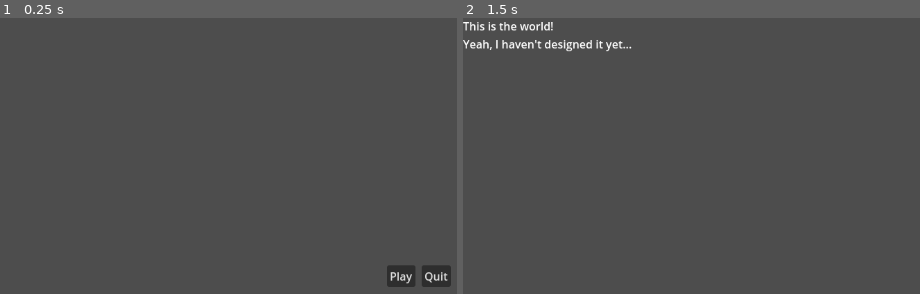
Above: before the commit, frames 1-2 (left to right).
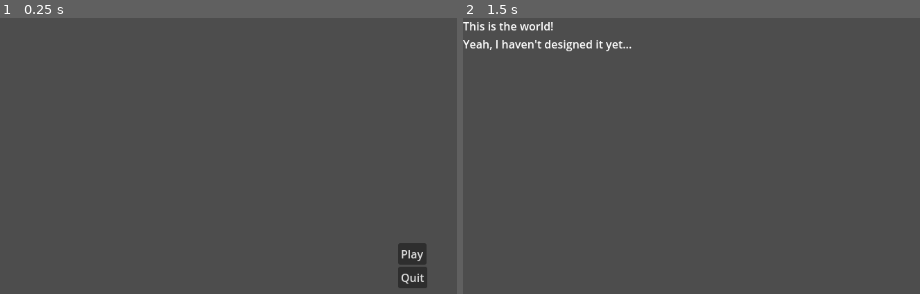
Above: after the commit, the same moments.

Repository: daetalys/fable-of-the-forgotten-realms
Game: Godot game, scene res://main.tscn
The game is run twice, just before and just after one commit, with the same random seed, the same clock (stepped at 60 frames per second) and the same inputs.
Inputs:
- Up to frame 1 (0.25 s): no input
- Up to frame 2 (1.5 s): click "Play" at 0.5 s; tap Enter at 1.25 s

The runs differ from the first frame. In frame 1, 1.2% of the frame differs, in the area x 84-99%, y 81-98%; in frame 2, nothing differs.

Commit message:
Modify button position.

Diff:
--- a/main.tscn
+++ b/main.tscn
@@ -6,18 +6,18 @@
 script = ExtResource("1_o0e2a")
 
 [node name="Play" type="Button" parent="."]
-offset_left = 558.0
-offset_top = 357.0
-offset_right = 599.0
-offset_bottom = 388.0
+offset_left = 574.0
+offset_top = 325.0
+offset_right = 615.0
+offset_bottom = 356.0
 tooltip_text = "Go ahead...poke it."
 text = "Play"
 
 [node name="Quit" type="Button" parent="."]
-offset_left = 608.0
-offset_top = 357.0
-offset_right = 650.0
-offset_bottom = 388.0
+offset_left = 574.0
+offset_top = 359.0
+offset_right = 616.0
+offset_bottom = 390.0
 tooltip_text = "Are you a quitter?"
 text = "Quit"
 
